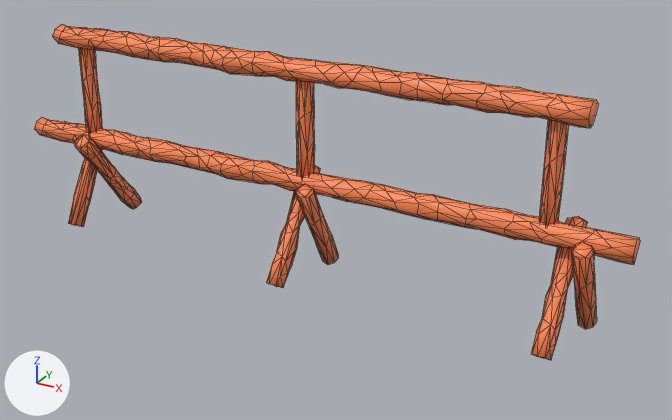
The Blender file FlufflParty/Assets/BlenderFiles/Fence_3.blend as it was, and as the next commit left it.
The view is the same before and after, from a camera (50 mm lens) standing at (2.33, -3.76, 2.29) and looking at (0.24, 0.04, 0.39). Every picture has the same lights, and +X, +Y and +Z are marked at lower left. Mesh edges are drawn as thin lines.
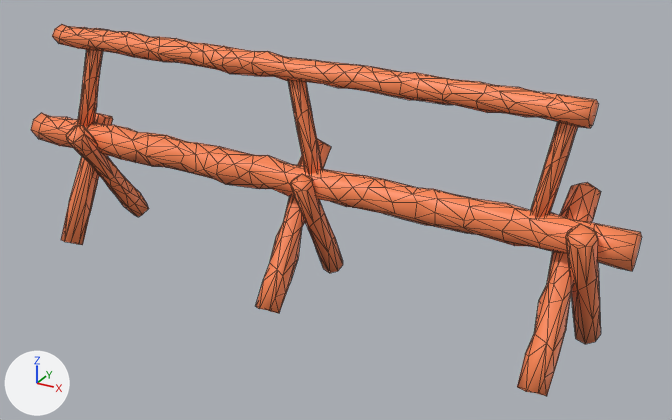
The edits, one by one:
me_cylinder_003 is used by ob_cylinder_004; location (0.0, 0.0, 0.0); rotation (-0.635, 0.0, 0.0), in degrees (-36, 0, 0); scale (0.577, 0.577, 0.577).
me_cylinder_003 had 927 vertices, 1702 faces and spanned x -2.98..2.99, y -1.27..0.34, z -0.2..1.67.
me_cylinder_003 now has 927 vertices, 1702 faces and spans x -2.98..2.99, y -1.27..0.47, z -0.48..1.67.
me_cylinder_003 part 1: the loose piece of 65 vertices spanning x 2.38..2.56, y -0.47..-0.28, z -0.2..0.93 is scaled about its middle by 1.48.
me_cylinder_003 part 2: the loose piece of 39 vertices spanning x 0.14..0.31, y -0.69..0.24, z 0.16..0.71 is scaled about its middle by 1.23.
me_cylinder_003 part 3: the loose piece of 249 vertices spanning x -2.98..2.99, y -0.66..-0.43, z 0.62..0.85 is scaled about its middle by (1, 1.45, 1.45).
me_cylinder_003 part 4: the loose piece of 39 vertices spanning x 2.55..2.72, y -0.69..0.24, z 0.16..0.71 is scaled about its middle by 1.37.
me_cylinder_003 part 5: the loose piece of 65 vertices spanning x -2.31..-2.13, y -0.79..0.34, z 0.23..0.72 is scaled about its middle by 1.22.
me_cylinder_003 part 6: the loose piece of 39 vertices spanning x -2.47..-2.3, y -0.48..-0.19, z -0.13..0.84 is scaled about its middle by 1.38.
me_cylinder_003 part 7: the loose piece of 39 vertices spanning x 0.06..0.22, y -1.17..-0.5, z 0.72..1.59 is multiplied about its middle by the matrix ((0.979, 0.12, -0.163), (-0.12, 0.993, 0.01), (0.163, 0.01, 0.987)).
me_cylinder_003 part 8: the loose piece of 39 vertices spanning x 2.23..2.39, y -1.16..-0.49, z 0.73..1.6 is multiplied about its middle by the matrix ((0.981, -0.114, 0.154), (0.114, 0.993, 0.009), (-0.154, 0.009, 0.988)).
me_cylinder_003 part 9: the loose piece of 39 vertices spanning x -2.36..-2.2, y -1.16..-0.5, z 0.72..1.6 is multiplied about its middle by the matrix ((0.965, -0.155, 0.21), (0.155, 0.988, 0.017), (-0.21, 0.017, 0.978)).
me_cylinder_003 part 10: the loose piece of 65 vertices spanning x -0.03..0.15, y -0.47..-0.28, z -0.2..0.93 is rebuilt with 65 vertices and now spans x -0.07..0.18, y -0.51..-0.24, z -0.43..1.16.

Changed parts and their boxes [x1, y1, x2, y2] in the pictures (672 x 420 px; the box of a moved part takes in the faces that stretch with it):
'Cylinder.004', reshaped (11% taller)
    before: [34, 24, 640, 360]
    after: [31, 24, 642, 396]
part 1 of me_cylinder_003, moved or reshaped
    before: [531, 216, 588, 360]
    after: [517, 182, 601, 396]
part 2 of me_cylinder_003, moved or reshaped
    before: [296, 184, 338, 265]
    after: [290, 174, 343, 273]
part 3 of me_cylinder_003, moved or reshaped
    before: [34, 117, 640, 265]
    after: [31, 113, 642, 271]
part 4 of me_cylinder_003, moved or reshaped
    before: [571, 242, 597, 329]
    after: [566, 224, 601, 344]
part 5 of me_cylinder_003, moved or reshaped
    before: [75, 134, 142, 209]
    after: [66, 125, 149, 217]
part 6 of me_cylinder_003, moved or reshaped
    before: [68, 149, 103, 227]
    after: [61, 113, 113, 245]
part 7 of me_cylinder_003, moved or reshaped
    before: [296, 81, 315, 178]
    after: [288, 81, 322, 174]
part 8 of me_cylinder_003, moved or reshaped
    before: [539, 119, 569, 226]
    after: [531, 122, 578, 217]
part 9 of me_cylinder_003, moved or reshaped
    before: [79, 49, 102, 134]
    after: [78, 50, 103, 127]
part 10 of me_cylinder_003, rebuilt (38% wider, 41% taller)
    before: [266, 165, 320, 288]
    after: [256, 139, 331, 313]
